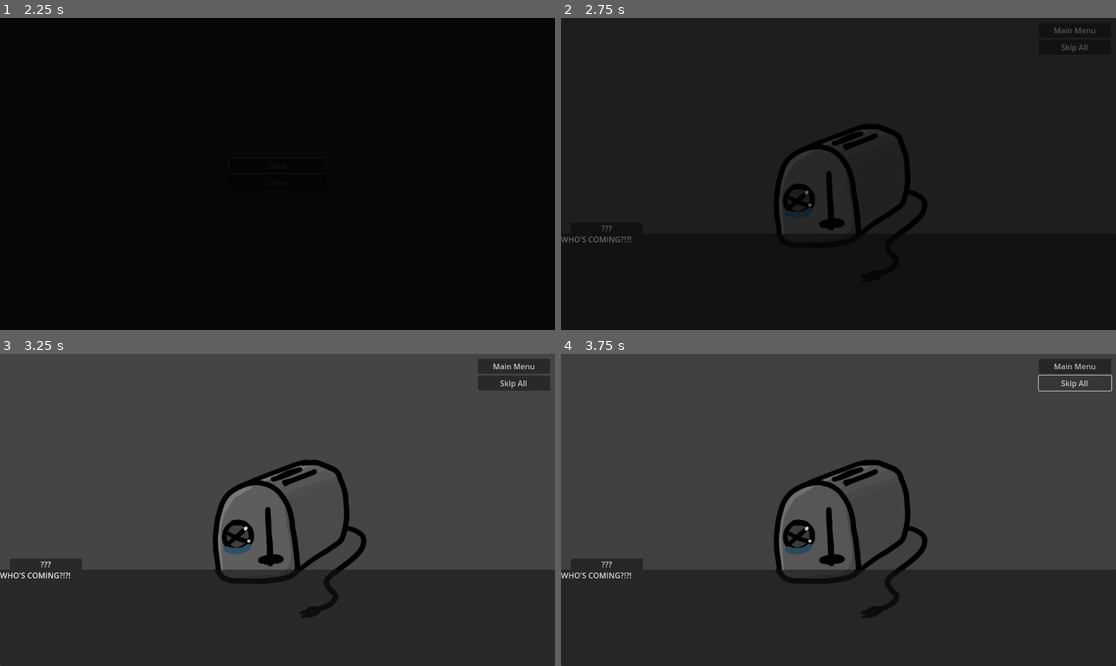
Above: before the commit, frames 1-4 (two rows, left to right).
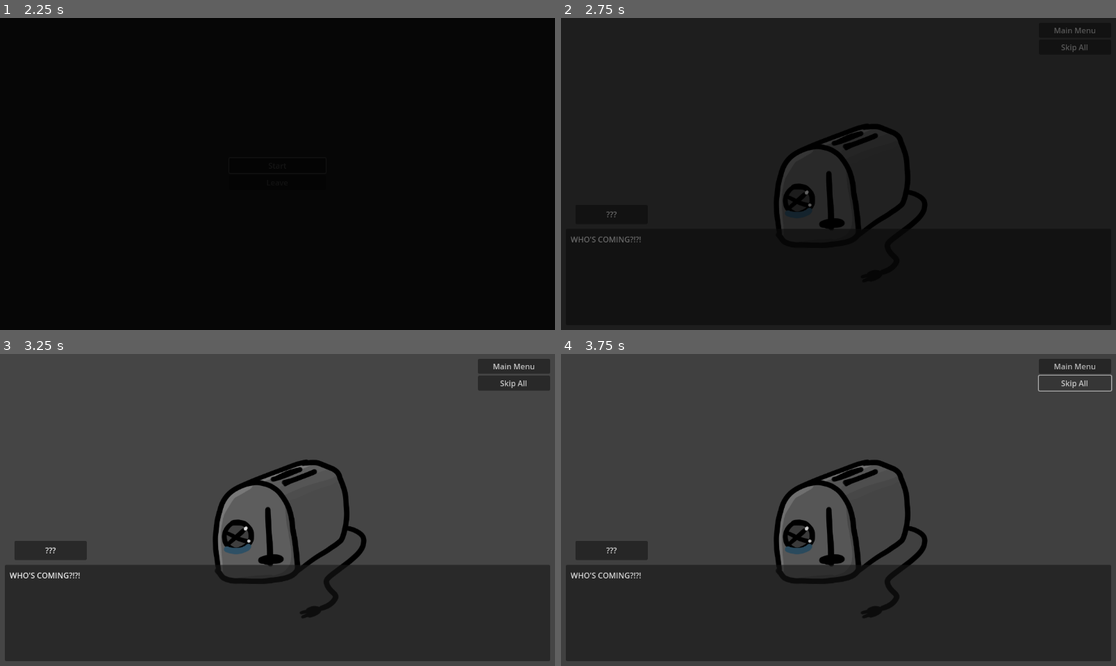
Above: after the commit, the same moments.

Repository: Lipatant/KitchenwareShop
Game: Godot game, scene res://Source/Scenes/MainMenu.tscn
The game is run twice, just before and just after one commit, with the same random seed, the same clock (stepped at 60 frames per second) and the same inputs.
Inputs:
- Up to frame 1 (2.25 s): click "Start" at 0.5 s; click "Start" at 1.25 s; click "Leave" at 2 s
- Up to frame 2 (2.75 s): no input
- Up to frame 3 (3.25 s): click "Skip All" at 2.75 s
- Up to frame 4 (3.75 s): click "Skip All" at 3.5 s

Frame 1 is identical in both runs. In frame 2, 0.2% of the frame differs, in the area x 0-41%, y 62-72%; in frame 3, 4.2%, in the area x 0-100%, y 59-100%; in frame 4, 4.2%.

Commit message:
feat: adding better choices and offsettings dialogue boxes

Diff:
--- a/Source/Scenes/Choice.tscn
+++ b/Source/Scenes/Choice.tscn
@@ -1,6 +1,7 @@
-[gd_scene load_steps=2 format=3 uid="uid://7e1xpiicaqv6"]
+[gd_scene load_steps=3 format=3 uid="uid://7e1xpiicaqv6"]
 
 [ext_resource type="Script" path="res://Source/Scenes/Choice/Choice.gd" id="1_nxf7m"]
+[ext_resource type="PackedScene" uid="uid://byfc2v06ox1qp" path="res://Source/Scenes/Choice/ChoiceElement.tscn" id="2_p4trh"]
 
 [node name="Choice" type="Control"]
 layout_mode = 3
@@ -10,16 +11,18 @@
 grow_horizontal = 2
 grow_vertical = 2
 script = ExtResource("1_nxf7m")
+_choice_element_resource = ExtResource("2_p4trh")
 
-[node name="ItemList" type="ItemList" parent="."]
+[node name="ChoiceElementContainer" type="HBoxContainer" parent="."]
 unique_name_in_owner = true
 layout_mode = 1
-anchors_preset = 14
-anchor_top = 0.5
+anchors_preset = -1
 anchor_right = 1.0
-anchor_bottom = 0.5
+anchor_bottom = 1.0
+offset_left = 10.0
+offset_top = 10.0
+offset_right = -10.0
+offset_bottom = -10.0
 grow_horizontal = 2
 grow_vertical = 2
-auto_height = true
-
-[connection signal="item_activated" from="ItemList" to="." method="_on_item_list_item_activated"]
+alignment = 1
--- a/Source/Scenes/Choice/Choice.gd
+++ b/Source/Scenes/Choice/Choice.gd
@@ -1,12 +1,23 @@
 extends Node
 class_name SceneChoice
+
+# EXPORTS #
+
+@export var _choice_element_resource : PackedScene
 
 # MEMBERS #
 
 func _ready() -> void:
 	MusicManager.play()
 	for character : Character in _get_character_list():
-		%ItemList.add_item("CharacterName" + character.code)
+		_add_choice_element(character)
+
+func _add_choice_element(character: Character) -> SceneChoiceElement:
+	var choice_element: SceneChoiceElement = _choice_element_resource.instantiate()
+	%ChoiceElementContainer.add_child(choice_element)
+	choice_element.character = character
+	choice_element.on_character_pressed.connect(_on_choice_element_character_pressed)
+	return choice_element
 
 func _get_character_list() -> Array[Character]:
 	return SaveManager.characters_remaining
@@ -14,5 +25,5 @@
 func _on_character_selected(character: Character) -> void:
 	SaveManager.intertact_with_character(character)
 
-func _on_item_list_item_activated(index: int) -> void:
-	_on_character_selected(SaveManager.characters[index])
+func _on_choice_element_character_pressed(character: Character) -> void:
+	_on_character_selected(character)
--- /dev/null
+++ b/Source/Scenes/Choice/ChoiceElement.gd
@@ -0,0 +1,25 @@
+extends Node
+class_name SceneChoiceElement
+
+# MEMBERS #
+
+var character : Character = null :
+	set(character_):
+		character = character_
+		_refresh_character()
+
+# SIGNALS #
+
+signal on_character_pressed(character: Character)
+
+# METHODS #
+
+func _ready() -> void:
+	_refresh_character()
+
+func _on_character_button_pressed() -> void:
+	on_character_pressed.emit(character)
+
+func _refresh_character() -> void:
+	%CharacterPortrait.texture = character.texture_neutral if character else null
+	%CharacterButton.text = "CharacterName" + (character.code if character else "Unknown")
--- /dev/null
+++ b/Source/Scenes/Choice/ChoiceElement.tscn
@@ -0,0 +1,60 @@
+[gd_scene load_steps=3 format=3 uid="uid://byfc2v06ox1qp"]
+
+[ext_resource type="Script" path="res://Source/Scenes/Choice/ChoiceElement.gd" id="1_76cf7"]
+
+[sub_resource type="StyleBoxFlat" id="StyleBoxFlat_37evw"]
+bg_color = Color(0.6, 0.6, 0.6, 0)
+border_width_left = 5
+border_width_top = 5
+border_width_right = 5
+border_width_bottom = 5
+corner_radius_top_left = 5
+corner_radius_top_right = 5
+corner_radius_bottom_right = 5
+corner_radius_bottom_left = 5
+
+[node name="ChoiceElement" type="Panel"]
+clip_contents = true
+anchors_preset = 15
+anchor_right = 1.0
+anchor_bottom = 1.0
+grow_horizontal = 2
+grow_vertical = 2
+size_flags_horizontal = 3
+size_flags_vertical = 3
+theme_override_styles/panel = SubResource("StyleBoxFlat_37evw")
+script = ExtResource("1_76cf7")
+
+[node name="CharacterPortrait" type="TextureRect" parent="."]
+unique_name_in_owner = true
+show_behind_parent = true
+layout_mode = 1
+anchors_preset = 13
+anchor_left = 0.5
+anchor_right = 0.5
+anchor_bottom = 1.0
+offset_left = -344.0
+offset_right = 344.0
+grow_horizontal = 2
+grow_vertical = 2
+expand_mode = 2
+stretch_mode = 5
+
+[node name="CharacterButton" type="Button" parent="."]
+unique_name_in_owner = true
+custom_minimum_size = Vector2(150, 50)
+layout_mode = 1
+anchors_preset = 8
+anchor_left = 0.5
+anchor_top = 0.5
+anchor_right = 0.5
+anchor_bottom = 0.5
+offset_left = -4.0
+offset_top = -4.0
+offset_right = 4.0
+offset_bottom = 4.0
+grow_horizontal = 2
+grow_vertical = 2
+text = "Character"
+
+[connection signal="pressed" from="CharacterButton" to="." method="_on_character_button_pressed"]
--- a/Source/Scenes/Dialogue.tscn
+++ b/Source/Scenes/Dialogue.tscn
@@ -52,19 +52,27 @@
 [node name="CharacterSpeechContainer" type="Panel" parent="."]
 custom_minimum_size = Vector2(0, 200)
 layout_mode = 1
-anchors_preset = 12
+anchors_preset = -1
 anchor_top = 1.0
 anchor_right = 1.0
 anchor_bottom = 1.0
+offset_left = 10.0
+offset_top = 10.0
+offset_right = -10.0
+offset_bottom = -10.0
 grow_horizontal = 2
 grow_vertical = 0
 mouse_default_cursor_shape = 2
 
 [node name="ScrollContainer" type="ScrollContainer" parent="CharacterSpeechContainer"]
 layout_mode = 1
-anchors_preset = 15
+anchors_preset = -1
 anchor_right = 1.0
 anchor_bottom = 1.0
+offset_left = 10.0
+offset_top = 10.0
+offset_right = -10.0
+offset_bottom = -10.0
 grow_horizontal = 2
 grow_vertical = 2
 horizontal_scroll_mode = 0
@@ -80,9 +88,11 @@
 
 [node name="CharacterNameContainer" type="PanelContainer" parent="CharacterSpeechContainer"]
 unique_name_in_owner = true
+custom_minimum_size = Vector2(0, 40)
 layout_mode = 1
 anchors_preset = -1
 offset_left = 20.0
+offset_bottom = -10.0
 grow_vertical = 0
 
 [node name="CharacterName" type="Label" parent="CharacterSpeechContainer/CharacterNameContainer"]
--- a/Source/Scenes/Dialogue/Dialogue.gd
+++ b/Source/Scenes/Dialogue/Dialogue.gd
@@ -111,7 +111,6 @@
 	var character_emotion := Character.Emotion.NEUTRAL
 	var emotion_formated : String = emotion.to_snake_case().to_upper()
 	var emotion_texture_name : String
-	var character_texture : Texture2D = null
 	if emotion_formated:
 		assert(Character.Emotion.has(emotion_formated))
 		character_emotion = Character.Emotion.get(emotion_formated)
